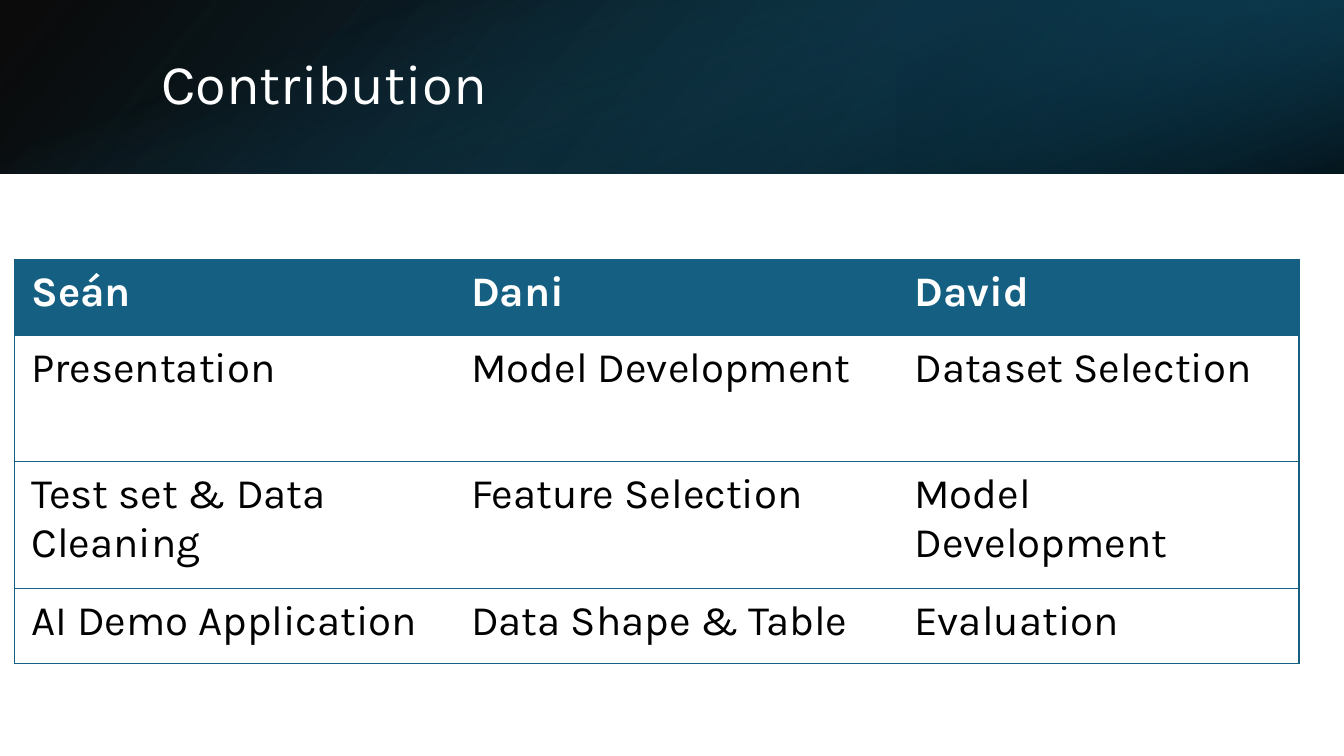
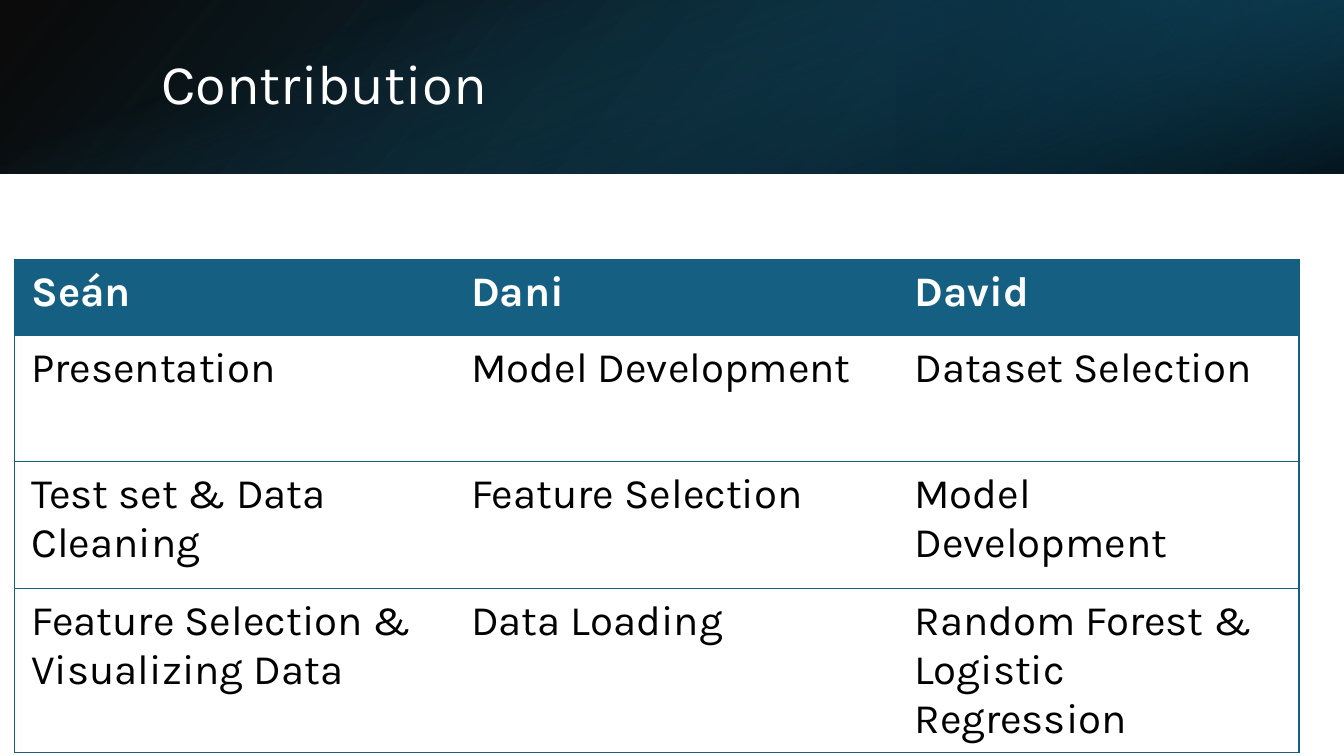
Before and after one commit to SDKELLY06/IEESP, a slide deck: slide 19 of AI Presentation.pptx (slide 15 before the commit). Drawn at 1344x756 pixels with LibreOffice and Linux fonts; fonts in the diff are those of the drawing. Boxes give left, top, right and bottom in pixels: in the first picture for what was removed or moved away, otherwise in the second. Text is boxed around its words. In the diff, an @@ line names an element or a change of style, - is before the commit and + after.

```diff
--- a/AI Presentation.pptx
+++ b/AI Presentation.pptx
@@ table at [15,260,1300,748] @@
-row 4: AI Demo Application | Data Shape & Table | Evaluation
+row 4: Feature Selection & Visualizing Data | Data Loading | Random Forest & Logistic Regression
```
Also in this commit, not shown: 4 other slides changed, 4 slides added, 1 other file.
